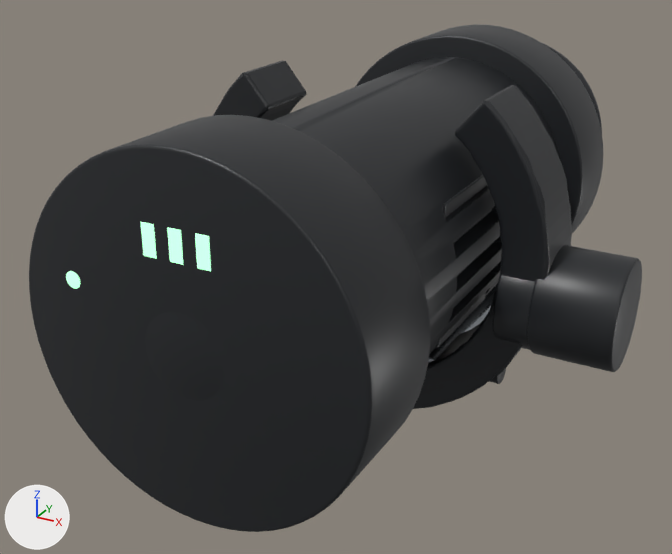
One commit to the glTF model assets/studio_equipment/studio_rig_v01/runtime/glb/profoto_d1_500_air.glb: the scene before it, then after it.
The view is the same before and after, from a 50 mm lens placed at (0.164, -0.351, 1.972), pointed at (-0.015, -0.025, 1.809). Every picture has the same lights, and +X, +Y and +Z are marked at lower left. The first picture is the older version. Where no turn or scale is listed for an object, it has been applied to the vertices.

The first picture shows 'D1_FRONT_SHOULDER', 'D1_MAIN_SHELL', 'D1_REAR_SHOULDER', 'D1_SETTING_KNOB', 'D1_TILT_KNOB', 'D1_TILT_PIVOT_R', 'D1_UMBRELLA_TUBE', 'D1_YOKE_BAND' and 9 more.
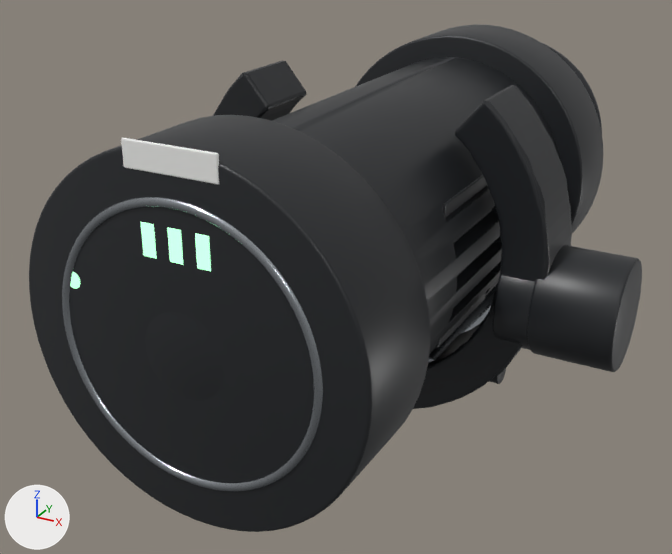
Where the change shows, as pixel boxes (x1, y1, x2, y2) in the pictures (672 x 554 px):
'D1_REAR_CONTROL_RIM', added
    after: (62, 197, 323, 492)
'D1_BRAND_BADGE', added
    after: (121, 138, 219, 185)

What changed in the scene script:
```text
Add me_torus_004:
    me_torus_004.from_pydata(...)  # 1536 vertices, 3072 faces; spans x -0.0498..0.0498, y -0.002..0.002, z -0.0498..0.0498
    me_torus_004.materials.append(mat_mat_aluminum)  # grey #aaafb5
Add me_cube_018_1:
    me_cube_018_1.from_pydata(...)  # 152 vertices, 300 faces; spans x -0.017..0.017, y -0.0006..0.0006, z -0.0045..0.0045
    me_cube_018_1.materials.append(mat_mat_label_white)  # white #f1f1ef
Add ob_d1_rear_control_rim:
    ob_d1_rear_control_rim = bpy.data.objects.new('D1_REAR_CONTROL_RIM', me_torus_004)
    ob_d1_rear_control_rim.location = (0.0, -0.1492, 1.835)
Add ob_d1_brand_badge:
    ob_d1_brand_badge = bpy.data.objects.new('D1_BRAND_BADGE', me_cube_018_1)
    ob_d1_brand_badge.location = (0.0, -0.1498, 1.896)
```
